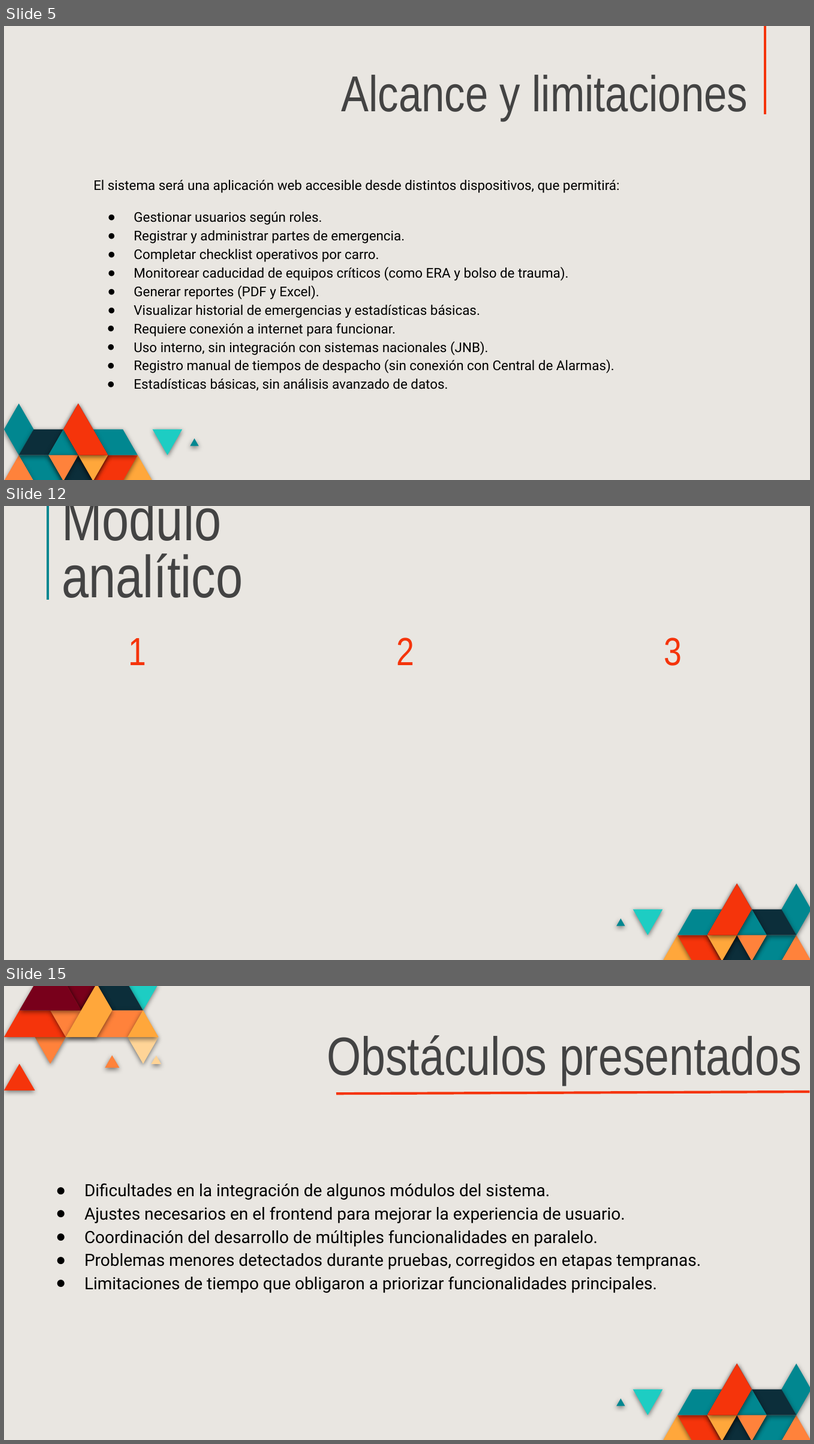
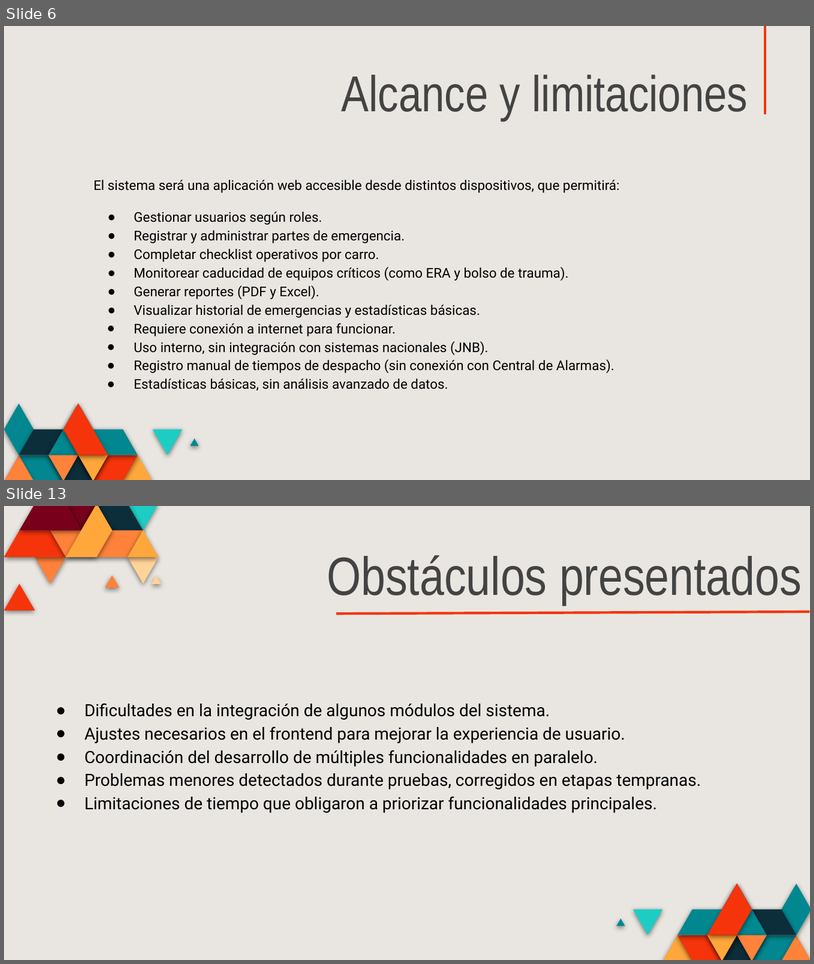
Before and after one commit to DiegoDLS-web/SIDEP, a slide deck: Fase 2/Evidencias Grupales/Presentación.pptx. Shown one above the other, each under a label of ours: slides 5, 12 and 15 before the commit, slides 6 and 13 after it; the slides between them are not shown. The pictures are 814x1444 and 814x964 pixels, drawn with LibreOffice and Linux fonts; fonts in the diff are those of the drawing. Boxes give left, top, right and bottom in pixels: in the first picture for what was removed or moved away, otherwise in the second. Text is boxed around its words. In the diff, an @@ line names an element or a change of style, - is before the commit and + after.

```diff
--- a/Fase 2/Evidencias Grupales/Presentación.pptx
+++ b/Fase 2/Evidencias Grupales/Presentación.pptx
@@ slide 12 removed at (x1=4, y1=506, x2=810, y2=960), background #E9E6E1; not listed: 19 template elements that a slide beside it also shows @@
@@ line removed from (48, 506) to (48, 600) @@
@@ title removed at (x1=62, y1=506, x2=243, y2=598) @@
-Módulo analítico
@@ subtitle removed at (x1=129, y1=638, x2=147, y2=665) @@
-1
@@ subtitle removed at (x1=396, y1=637, x2=414, y2=665) @@
-2
@@ subtitle removed at (x1=665, y1=637, x2=683, y2=666) @@
-3
@@ what was slide 5 is now slide 6 @@
@@ what was slide 15 is now slide 13 @@
```
Also in this commit, not shown: 4 slides changed, 5 slides added, 6 other slides removed, 2 other files.
